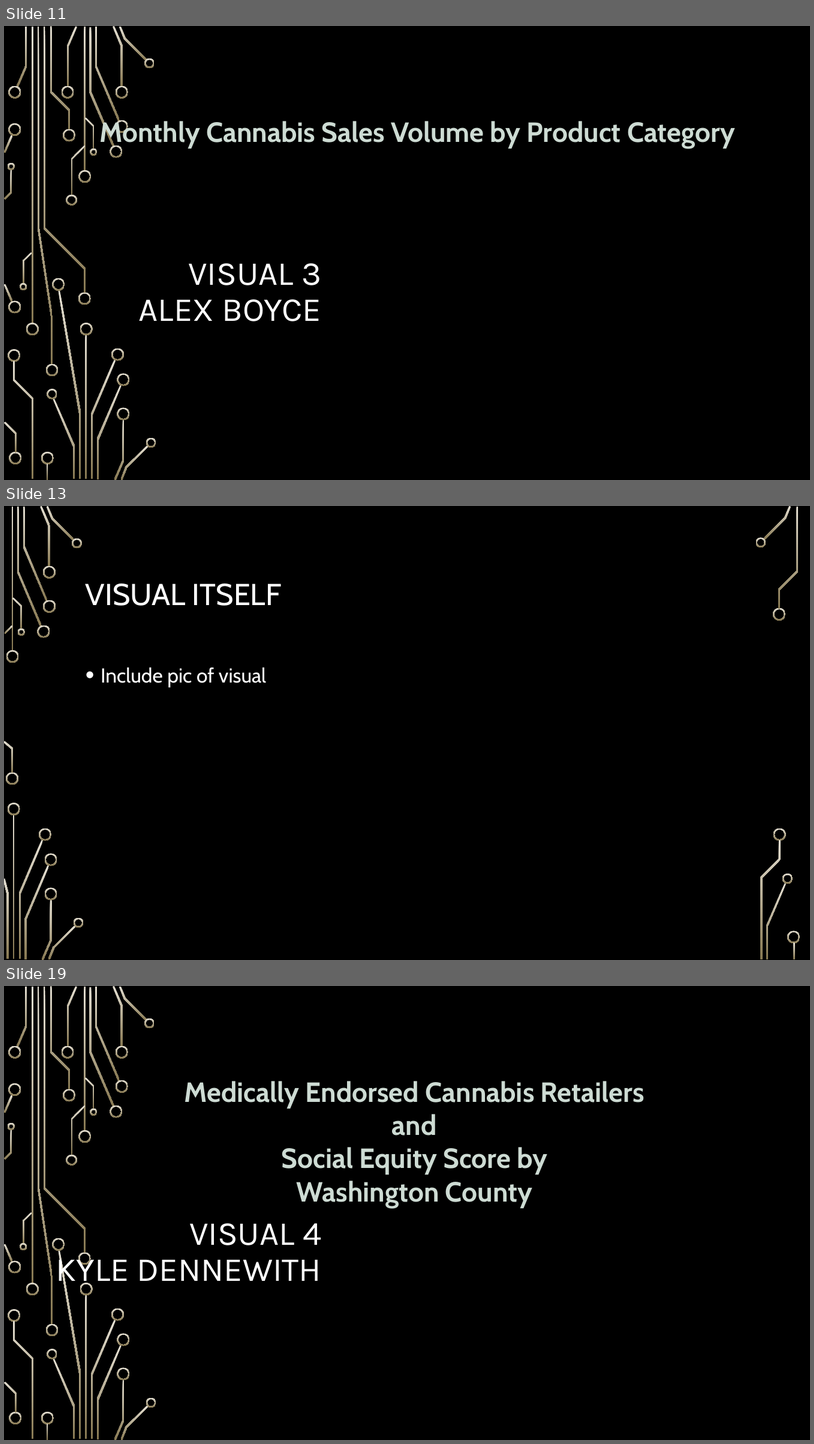
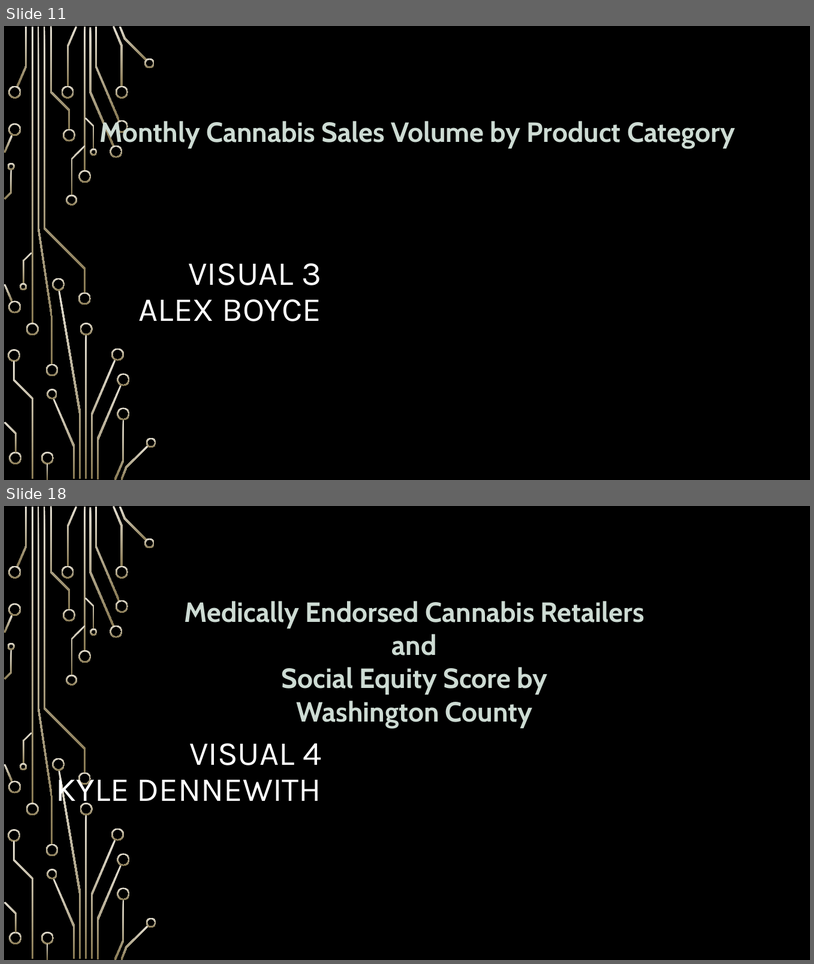
Before and after one commit to nood-leog/CS445-Group, a slide deck: Final Presentation Slides.pptx. Shown one above the other, each under a label of ours: slides 11, 13 and 19 before the commit, slides 11 and 18 after it; the slides between them are not shown. The pictures are 814x1444 and 814x964 pixels, drawn with LibreOffice and Linux fonts; fonts in the diff are those of the drawing; background and template pictures are left out. Boxes give left, top, right and bottom in pixels: in the first picture for what was removed or moved away, otherwise in the second. Text is boxed around its words. In the diff, an @@ line names an element or a change of style, - is before the commit and + after.

```diff
--- a/Final Presentation Slides.pptx
+++ b/Final Presentation Slides.pptx
@@ slide 13 removed at box(4, 506, 810, 960), background picture (left out) @@
@@ title removed at box(86, 583, 282, 606) @@
-VISUAL ITSELF
@@ text removed at box(101, 667, 266, 687) @@
-• Include pic of visual
@@ group removed at box(4, 506, 801, 960): 33 freeform shapes, 3 rectangles @@
@@ what was slide 19 is now slide 18 @@
```
Also in this commit, not shown: 6 slides changed, 3 slides added, 3 other slides removed.
